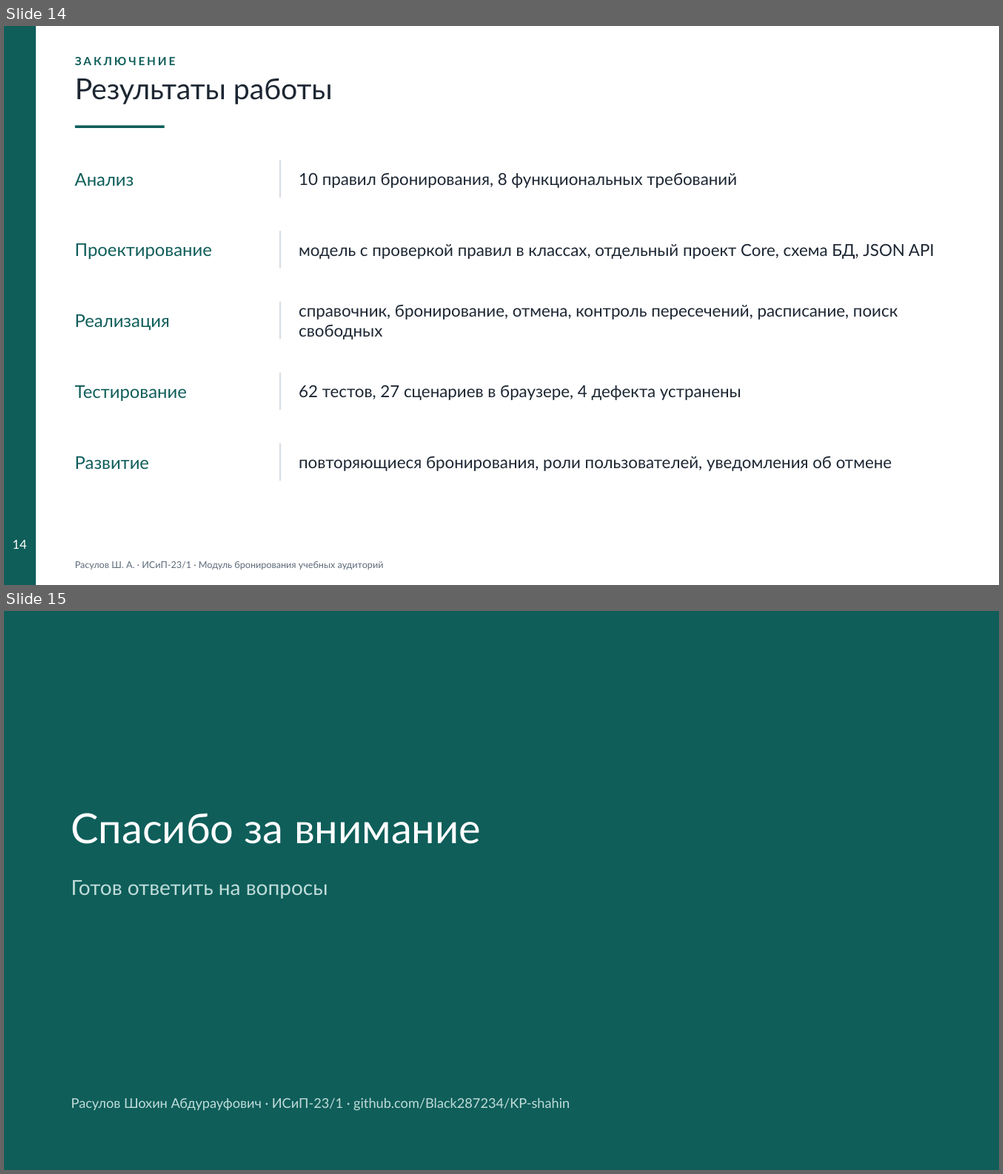
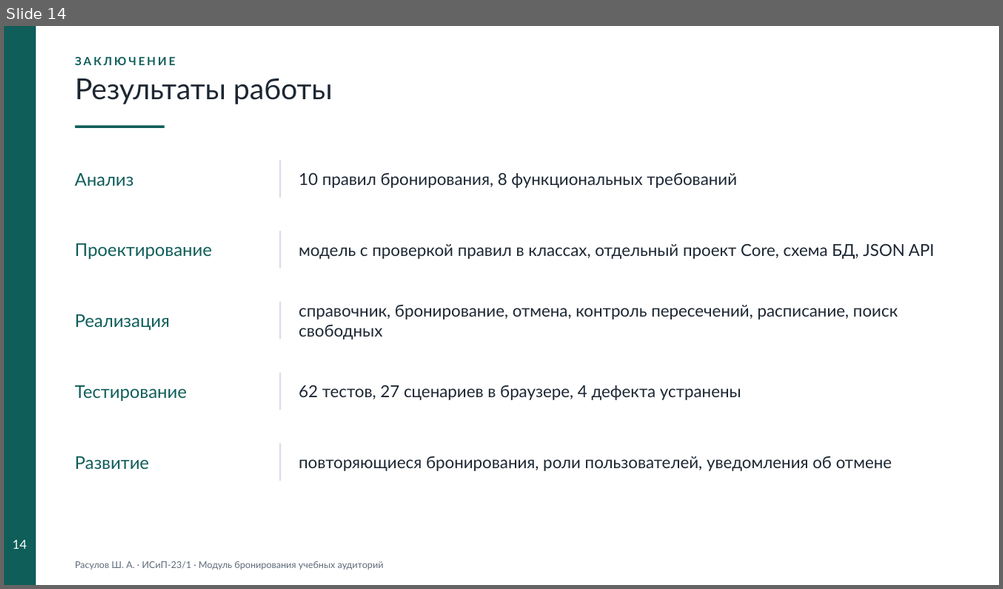
Before and after one commit to Black287234/KP-shahin, a slide deck: docs/Презентация.pptx. Shown one above the other, each under a label of ours: slides 14 and 15 before the commit, slide 14 after it. The pictures are 1003x1174 and 1003x589 pixels, drawn with LibreOffice and Linux fonts; fonts in the diff are those of the drawing. Boxes give left, top, right and bottom in pixels: in the first picture for what was removed or moved away, otherwise in the second. Text is boxed around its words. In the diff, an @@ line names an element or a change of style, - is before the commit and + after.

```diff
--- a/docs/Презентация.pptx
+++ b/docs/Презентация.pptx
@@ slide 15 removed at [4,611,999,1170], background #0F5E5A @@
@@ text removed at [71,813,481,844] @@
-Спасибо за внимание
@@ text removed at [71,880,328,899] @@
-Готов ответить на вопросы
@@ text removed at [71,1098,569,1111] @@
-Расулов Шохин Абдурауфович · ИСиП-23/1 · github.com/Black287234/KP-shahin
```
Also in this commit, not shown: 4 slides changed, 1 slide added, 11 other files.
